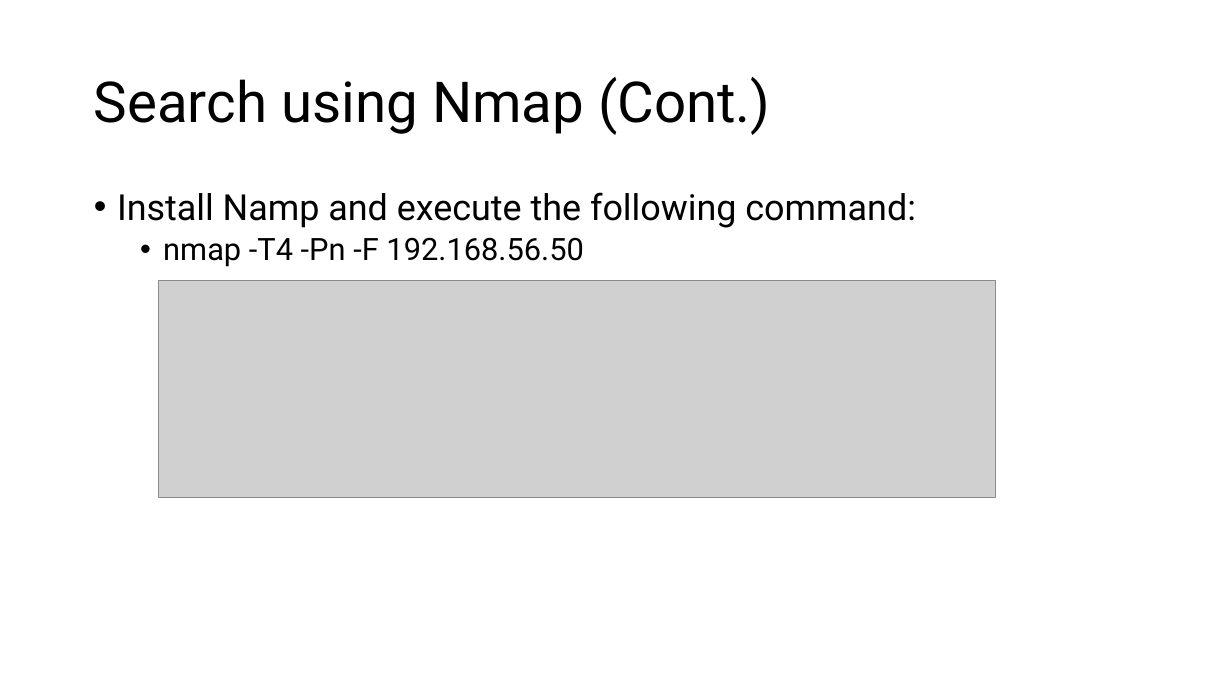
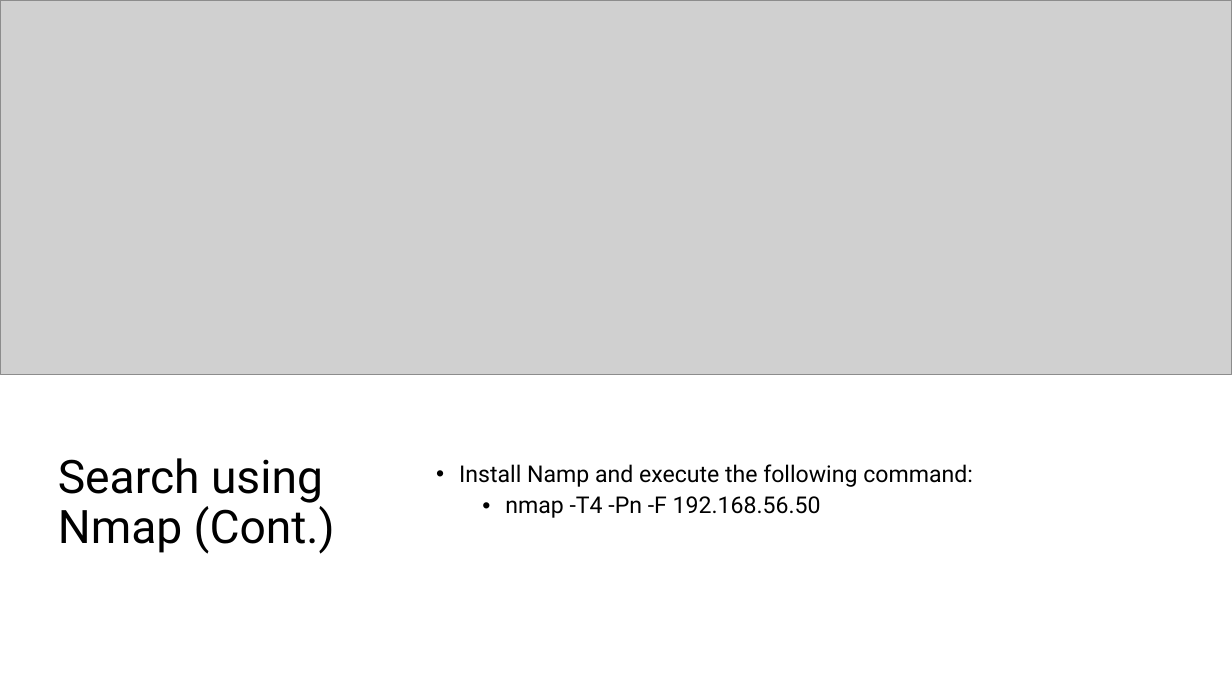
Before and after one commit to crimescene123/cyber, a slide deck: slide 3 of Week6 Activities.pptx. Drawn at 1232x693 pixels with LibreOffice and Linux fonts; fonts in the diff are those of the drawing; grey boxes stand for pictures. Boxes give left, top, right and bottom in pixels: in the first picture for what was removed or moved away, otherwise in the second. Text is boxed around its words. In the diff, an @@ line names an element or a change of style, - is before the commit and + after.

```diff
--- a/Week6 Activities.pptx
+++ b/Week6 Activities.pptx
@@ picture: place and size @@
-picture at [159,281,995,497]
+picture at [0,0,1232,375]
@@ title "Search using Nmap (Cont.)": place and size @@
-title "Search using Nmap (Cont.)" at [94,77,770,135]
+title "Search using Nmap (Cont.)" at [58,458,335,554]
@@ title "Search using Nmap (Cont.)" at [58,458,335,554]: size 44 to 36 pt @@
@@ text "Install Namp and execute the ...": place and size @@
-text "Install Namp and execute the ..." at [117,192,916,267]
+text "Install Namp and execute the ..." at [459,464,973,518]
@@ text "Install Namp and execute the ..." at [459,464,973,518]: size 28 to 18 pt in "Install Namp and execute the following command:"; size 24 to 18 pt in "nmap -T4 -Pn -F 192.168.56.50"; vertical alignment top to middle @@
```
Also in this commit, not shown: 4 other slides changed, 3 slides added, 2 other files.
